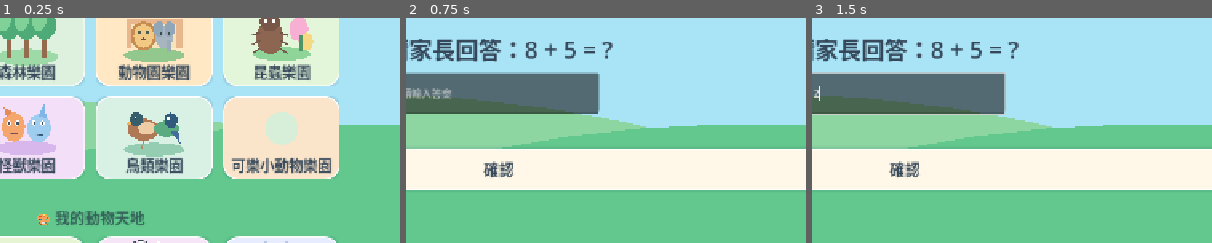
Above: before the commit, frames 1-3 (left to right).
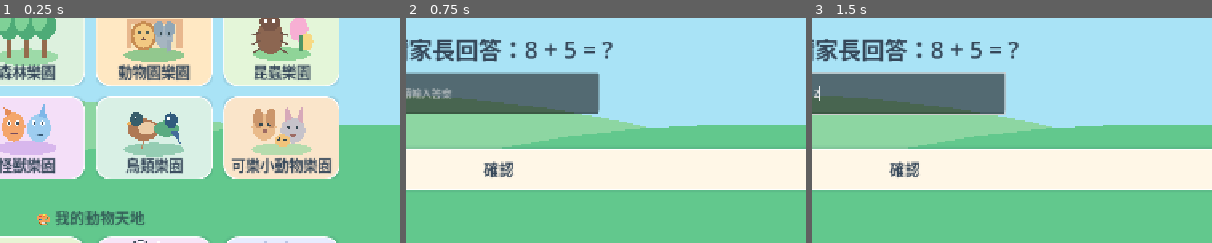
Above: after the commit, the same moments.

Repository: jimmy0933b3-sudo/farm
Game: Godot game, scene res://scenes/Main.tscn
Same seed, same stepped clock (60 frames per second), same inputs: the game is played once before the commit and once after it.
Inputs (mouse positions are % of the whole screen's width and height, from its top left):
- Up to frame 1 (0.25 s): no input
- Up to frame 2 (0.75 s): click "家長" at 0.5 s
- Up to frame 3 (1.5 s): click (50, 51) at 1.27 s; type "12" at 1.35 s
The pictures show only the part of the screen within x 38-88%, y 34-84%; the shares and areas given below are measured in that part.

The runs differ from the first frame. In frame 1, 2.3% of the frame differs, in the area x 62-78%, y 39-61%; in frame 2, nothing differs; in frame 3, nothing differs.

Commit message:
feat(cola): illustrated pet-park home icon and cheerful playroom backdrop

Diff:
--- a/scripts/ChoiceArt.gd
+++ b/scripts/ChoiceArt.gd
@@ -217,6 +217,20 @@
 			_line(Vector2(53,19),Vector2(56,60),Color("#9BABB9"),16)
 			_oval(23,-6,4,6,Color("#384C52"))
 			_oval(52,-6,4,6,Color("#384C52"))
+		"cola":
+			# Four small pets sharing a friendly indoor playroom.
+			_oval(0,77,111,23,Color("#B6DCAD"))
+			_oval(-64,-5,44,49,Color("#E9BB8B"))
+			_oval(-86,-37,18,38,Color("#CB966B"))
+			_oval(-39,-37,18,38,Color("#CB966B"))
+			_oval(41,7,45,47,Color("#C6C3CA"))
+			_shape([Vector2(10,-26),Vector2(16,-84),Vector2(42,-36)],Color("#D7A9B9"))
+			_shape([Vector2(55,-36),Vector2(77,-85),Vector2(79,-15)],Color("#D7A9B9"))
+			_oval(2,45,28,23,Color("#F1C47B"))
+			for eye in [Vector2(-76,-12),Vector2(-48,-12),Vector2(25,-4),Vector2(56,-4),Vector2(-10,41),Vector2(12,41)]:
+				_oval(eye.x,eye.y,5,6,Color("#354851"))
+			_oval(-62,9,9,7,Color("#9D6B63"))
+			_oval(41,25,9,7,Color("#9D6B63"))
 		"ocean_park":
 			# A different home icon from ocean searching: smiling sea friends.
 			_oval(0,60,105,44,Color("#7DD6E1"))
